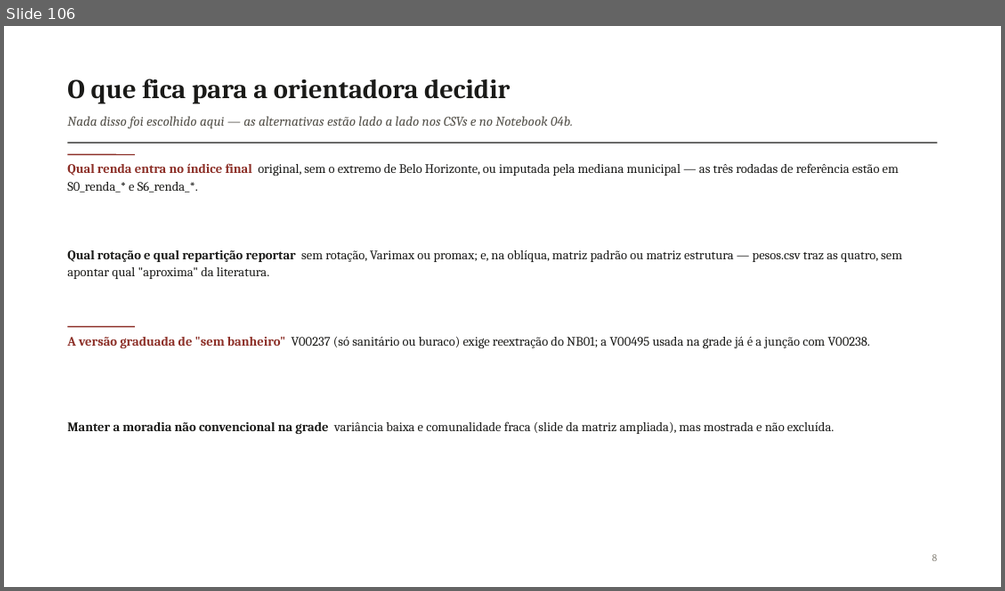
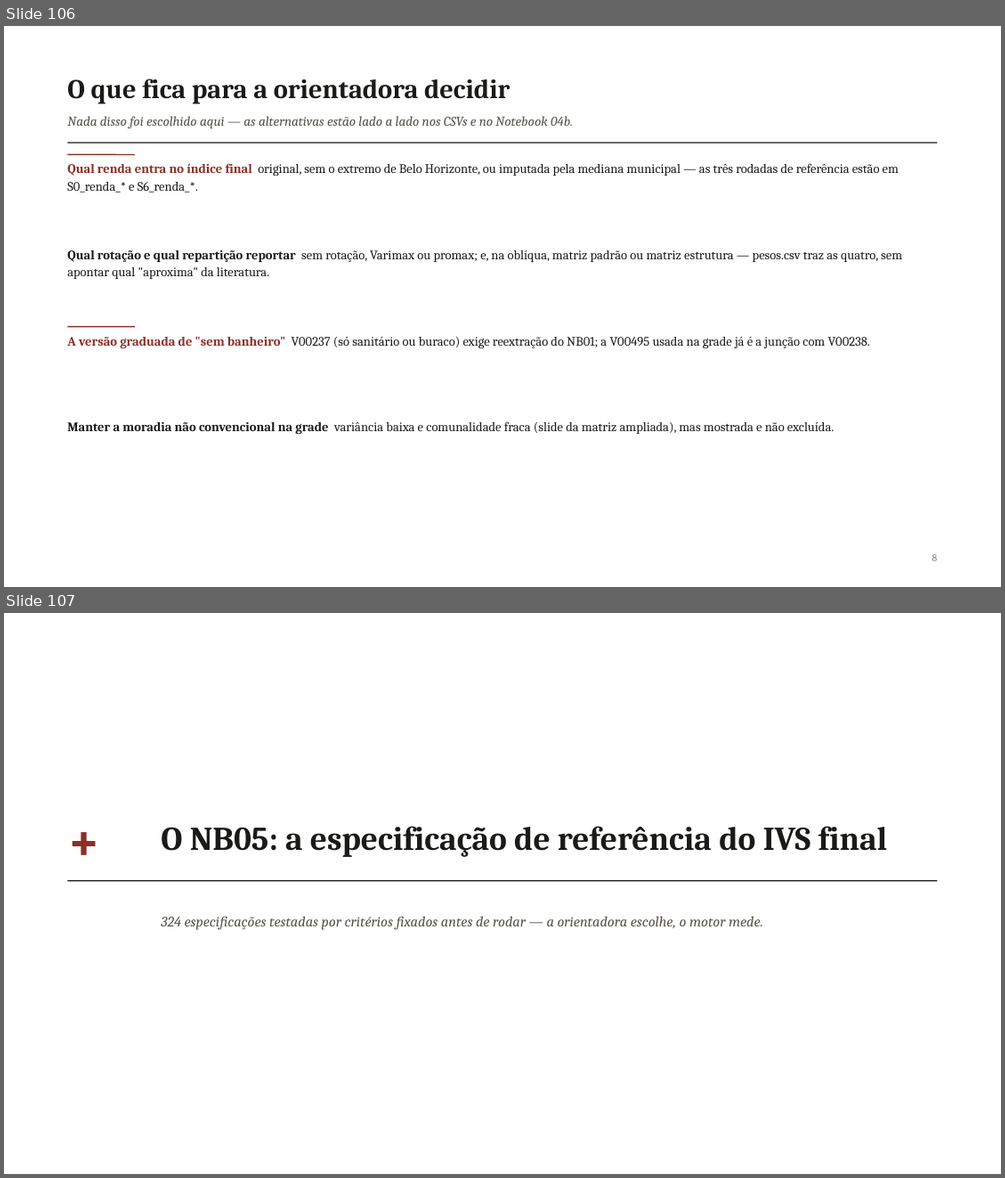
Before and after one commit to pedrinndias/Projeto_IVS_Censo, a slide deck: docs/Apresentacoes_IVS/Analise_Fatorial_NB04_2026-09.pptx. Shown one above the other, each under a label of ours: slide 106 before the commit, slides 106 and 107 after it. The pictures are 1005x591 and 1005x1178 pixels, drawn with LibreOffice and Linux fonts; fonts in the diff are those of the drawing. Boxes give left, top, right and bottom in pixels: in the first picture for what was removed or moved away, otherwise in the second. Text is boxed around its words. In the diff, an @@ line names an element or a change of style, - is before the commit and + after.

```diff
--- a/docs/Apresentacoes_IVS/Analise_Fatorial_NB04_2026-09.pptx
+++ b/docs/Apresentacoes_IVS/Analise_Fatorial_NB04_2026-09.pptx
@@ slide 107 added at box(4, 613, 1001, 1174), background #FFFFFF @@
@@ text added at box(67, 803, 157, 871), 54 pt, text #8C2F27, bold @@
++
@@ text added at box(161, 826, 888, 857), 32 pt, text #1A1A18, bold @@
+O NB05: a especificação de referência do IVS final
@@ line added from (67, 881) to (938, 881), #1A1A18 1 pt @@
@@ text added at box(161, 916, 763, 930), 14 pt, text #56534C, italic @@
+324 especificações testadas por critérios fixados antes de rodar — a orientadora escolhe, o motor mede.
```
Also in this commit, not shown: 7 other slides added, 1 other file.
